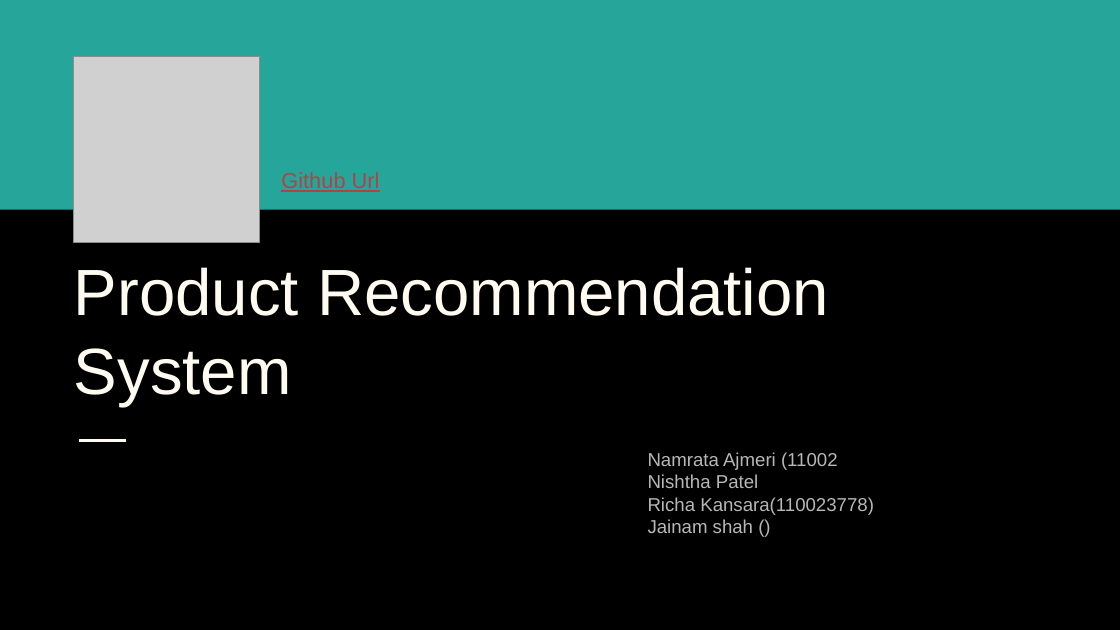
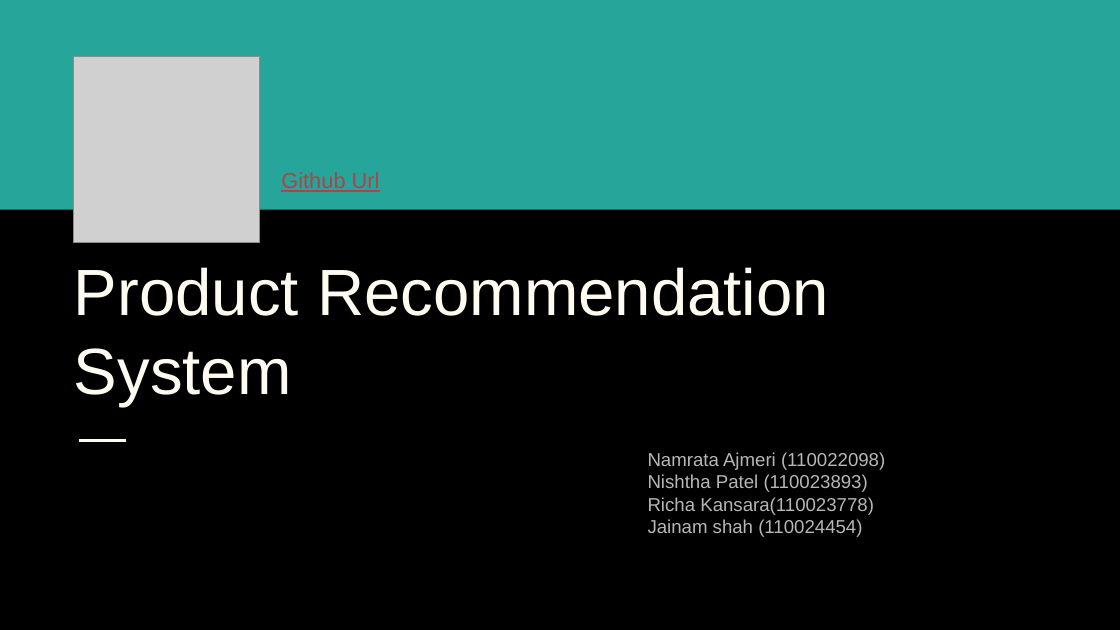
Before and after one commit to namrata1695/Product-Recommendation-System, a slide deck: slide 1 of Presentation.pptx. Drawn at 1120x630 pixels with LibreOffice and Linux fonts; fonts in the diff are those of the drawing; grey boxes stand for pictures. Boxes give left, top, right and bottom in pixels: in the first picture for what was removed or moved away, otherwise in the second. Text is boxed around its words. In the diff, an @@ line names an element or a change of style, - is before the commit and + after.

Commit message:
Added id in presentation slides

```diff
--- a/Presentation.pptx
+++ b/Presentation.pptx
@@ subtitle at <box>648,452,885,492</box>: text changed @@
-Namrata Ajmeri (11002
-Nishtha Patel
+Namrata Ajmeri (110022098)
+Nishtha Patel (110023893)
@@ subtitle at <box>648,519,862,537</box>: text changed @@
-Jainam shah ()
+Jainam shah (110024454)
```
